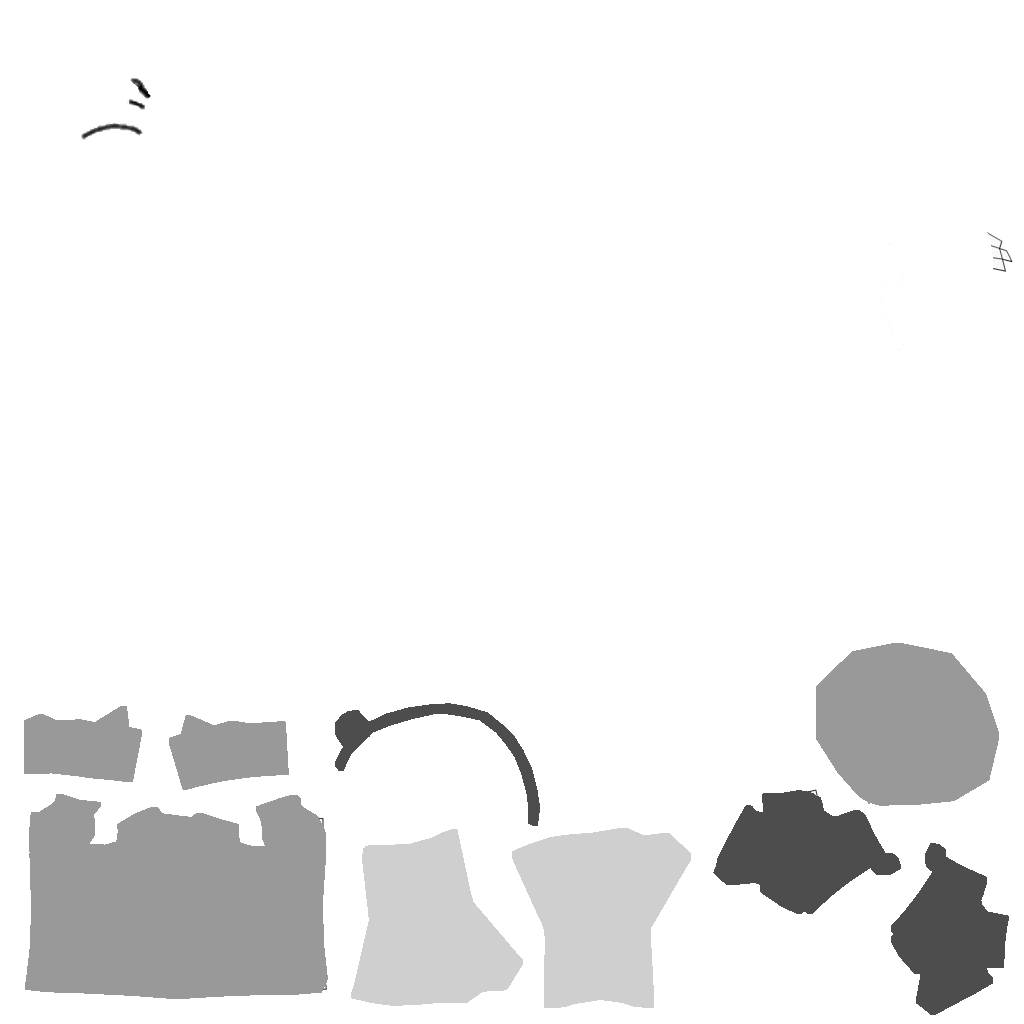
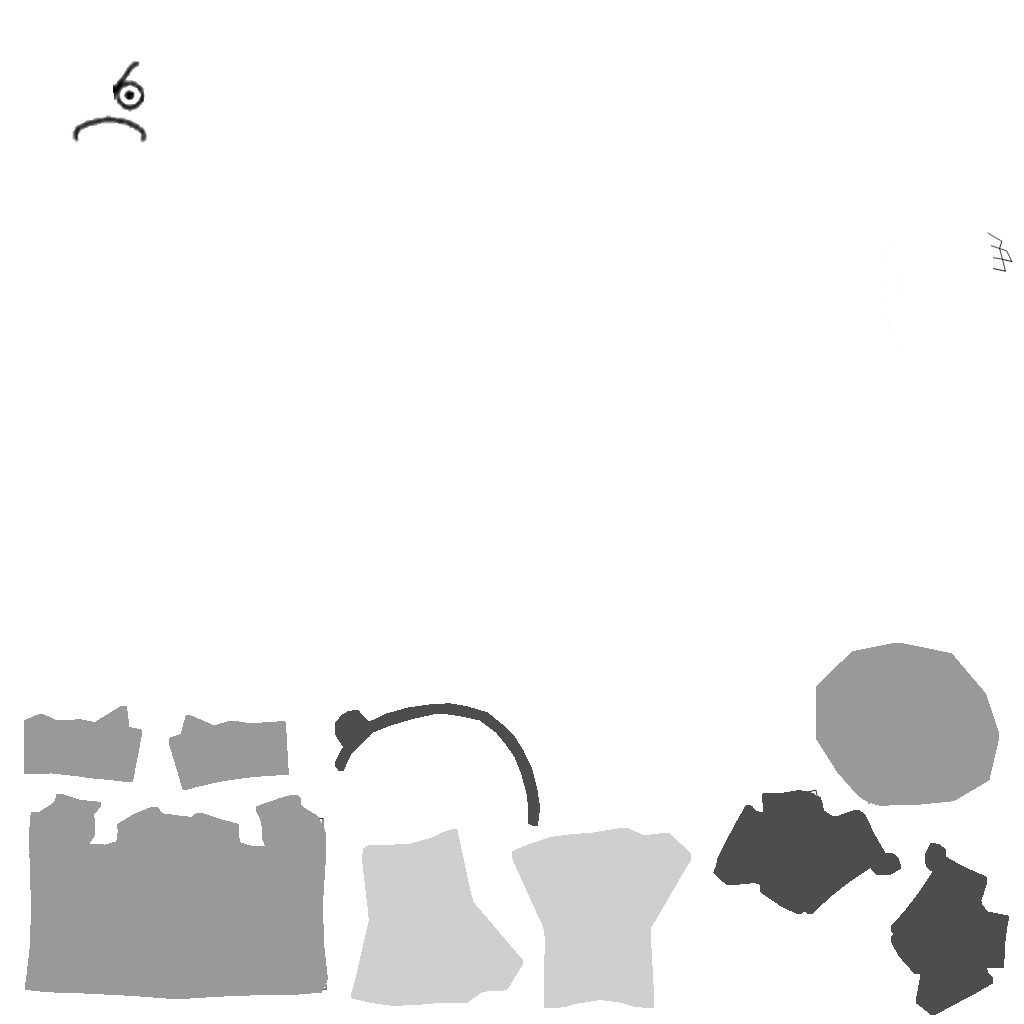
Two versions of the same layered image (w=1024, h=1024). Layer-by-layer changes:
added layer "Pasted Layer #3" above "Layer #2" over [71, 60, 150, 143]
hid "Layer #1", moved it above "Pasted Layer" over [71, 60, 151, 143]
hid "Pasted Layer" over [72, 76, 151, 141]
